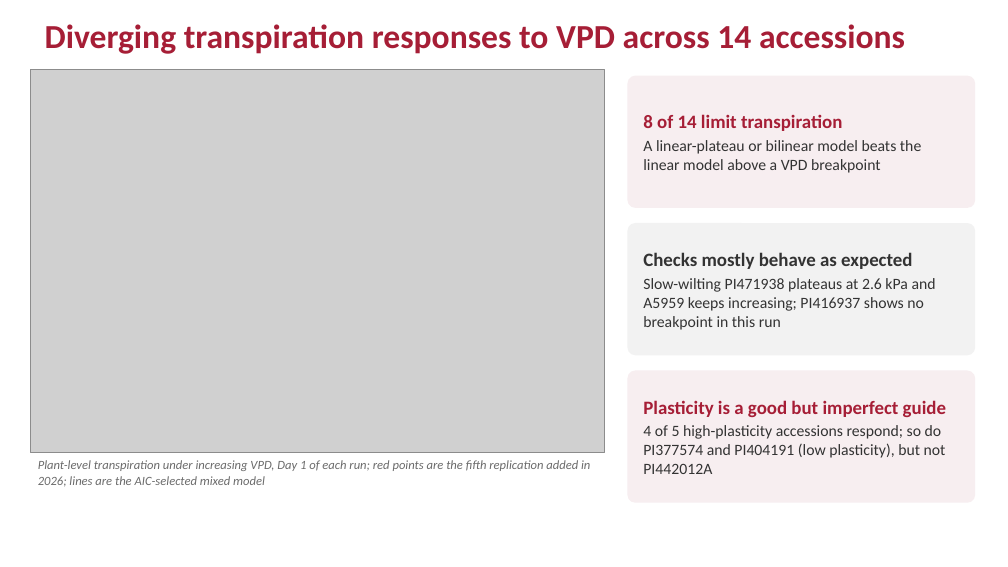
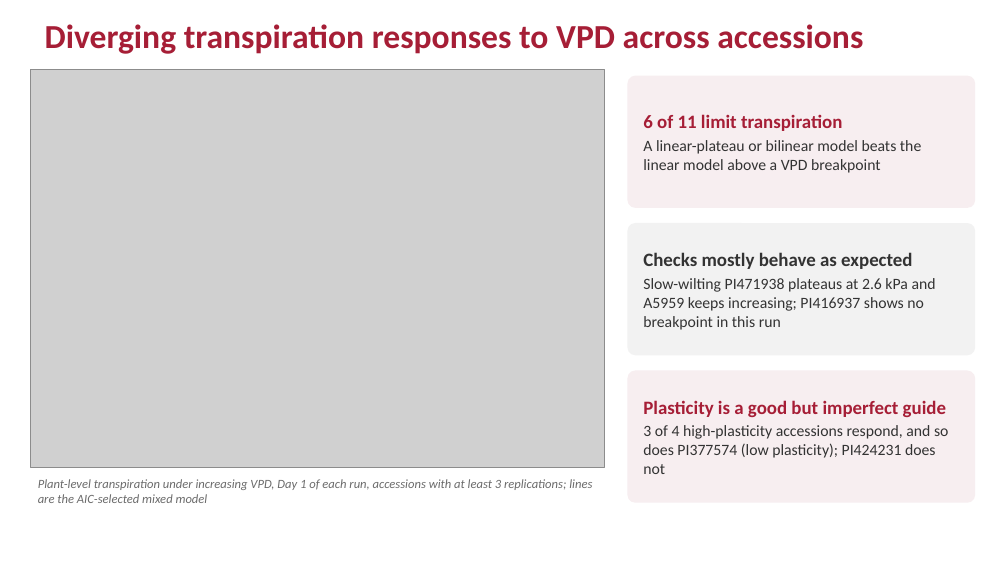
Before and after one commit to ElvisElli/LT-trait, a slide deck: slide 10 of ASA-2026-Elli-LT-trait.pptx. Drawn at 1008x567 pixels with LibreOffice and Linux fonts; fonts in the diff are those of the drawing; grey boxes stand for pictures. Boxes give left, top, right and bottom in pixels: in the first picture for what was removed or moved away, otherwise in the second. Text is boxed around its words. In the diff, an @@ line names an element or a change of style, - is before the commit and + after.

```diff
--- a/ASA-2026-Elli-LT-trait.pptx
+++ b/ASA-2026-Elli-LT-trait.pptx
@@ text at [45,24,863,54]: text changed @@
-Diverging transpiration responses to VPD across 14 accessions
+Diverging transpiration responses to VPD across accessions
@@ picture: place and size @@
-picture at [30,70,605,453]
+picture at [30,70,605,467]
@@ text in rounded rectangle at [643,114,842,131]: text changed @@
-8 of 14 limit transpiration
+6 of 11 limit transpiration
@@ text in rounded rectangle at [643,425,948,474]: text changed @@
-4 of 5 high-plasticity accessions respond; so do PI377574 and PI404191 (low plasticity), but not PI442012A
+3 of 4 high-plasticity accessions respond, and so does PI377574 (low plasticity); PI424231 does not
@@ text at [38,479,592,503]: text changed @@
-Plant-level transpiration under increasing VPD, Day 1 of each run; red points are the fifth replication added in 2026; lines are the AIC-selected mixed model
+Plant-level transpiration under increasing VPD, Day 1 of each run, accessions with at least 3 replications; lines are the AIC-selected mixed model
```
Also in this commit, not shown: 3 other files.
